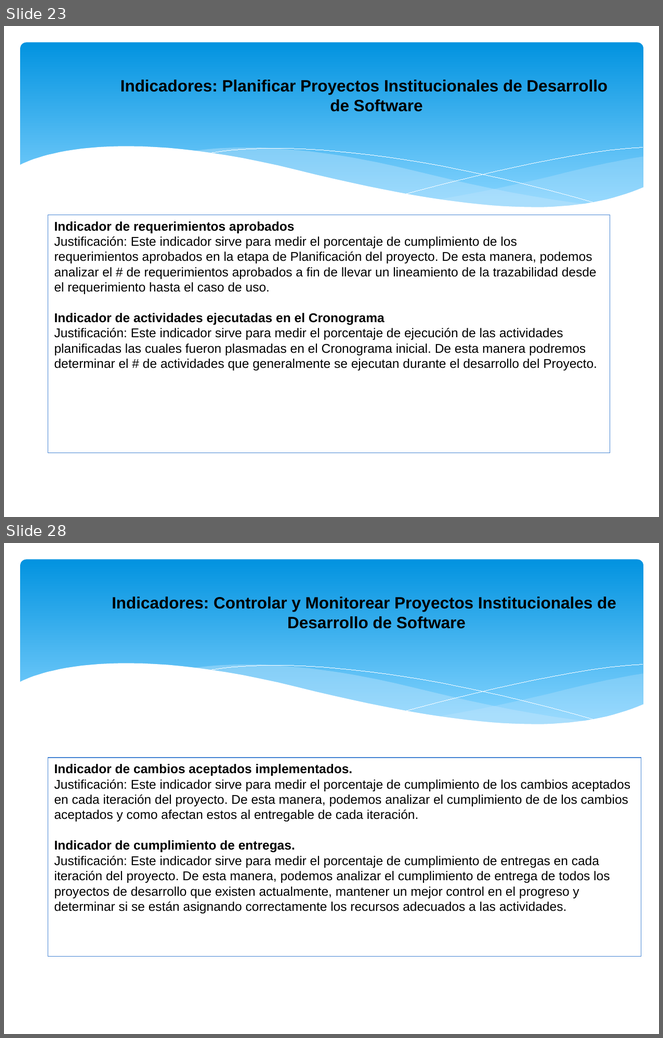
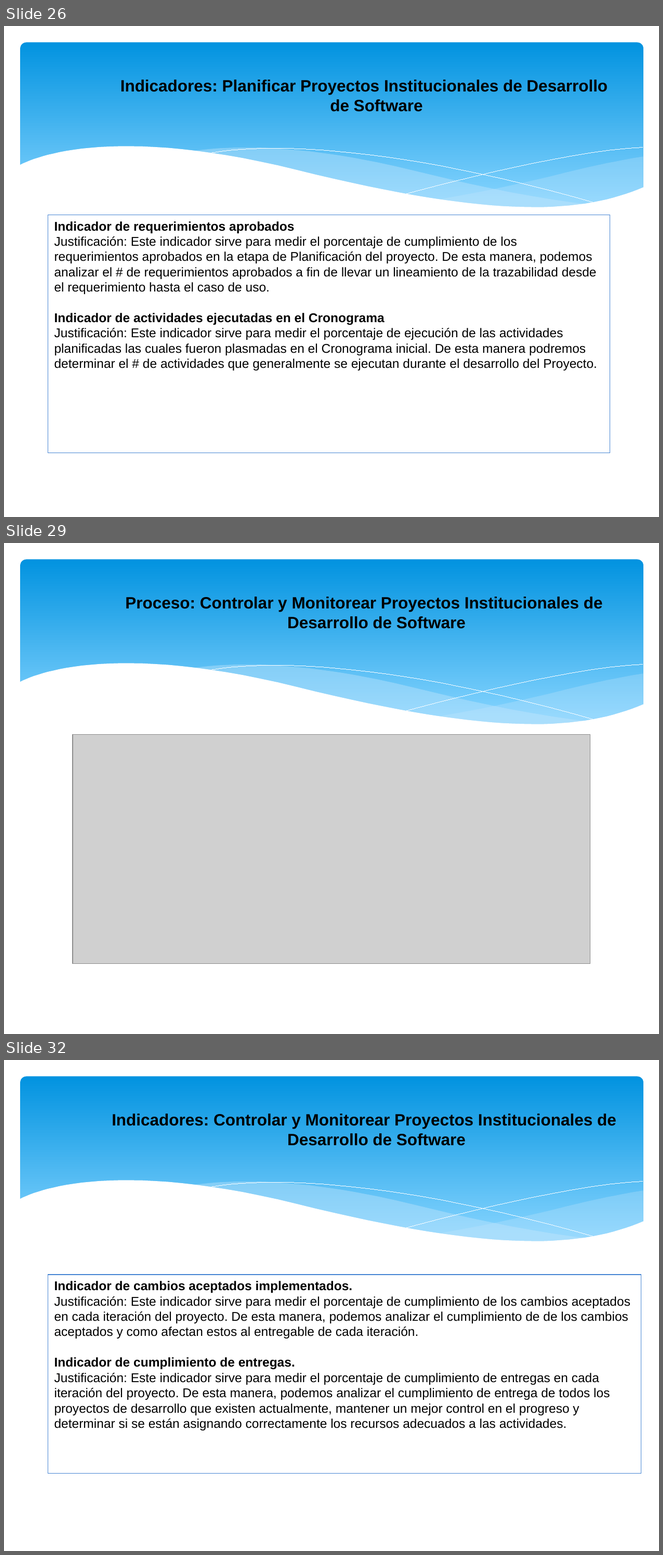
Before and after one commit to orlysemperfi/cmmi-sw-inei, a slide deck: PPT ENTREGABLE2 CMMI.pptx. Shown one above the other, each under a label of ours: slides 23 and 28 before the commit, slides 26, 29 and 32 after it; the slides between them are not shown. The pictures are 663x1038 and 663x1555 pixels, drawn with LibreOffice and Linux fonts; fonts in the diff are those of the drawing; grey boxes stand for pictures. Boxes give left, top, right and bottom in pixels: in the first picture for what was removed or moved away, otherwise in the second. Text is boxed around its words. In the diff, an @@ line names an element or a change of style, - is before the commit and + after.

```diff
--- a/PPT ENTREGABLE2 CMMI.pptx
+++ b/PPT ENTREGABLE2 CMMI.pptx
@@ slide 29 added at [4, 543, 659, 1034], background #FFFFFF; not listed: 6 template elements that a slide beside it also shows @@
@@ text added at [125, 597, 603, 629], 18 pt, text #000000, bold @@
+    Proceso: Controlar y Monitorear Proyectos Institucionales de Desarrollo de Software
@@ picture added at [73, 735, 591, 964] @@
@@ what was slide 23 is now slide 26 @@
@@ what was slide 28 is now slide 32 @@
```
Also in this commit, not shown: 9 slides changed, 4 other slides added, 1 slide removed.
